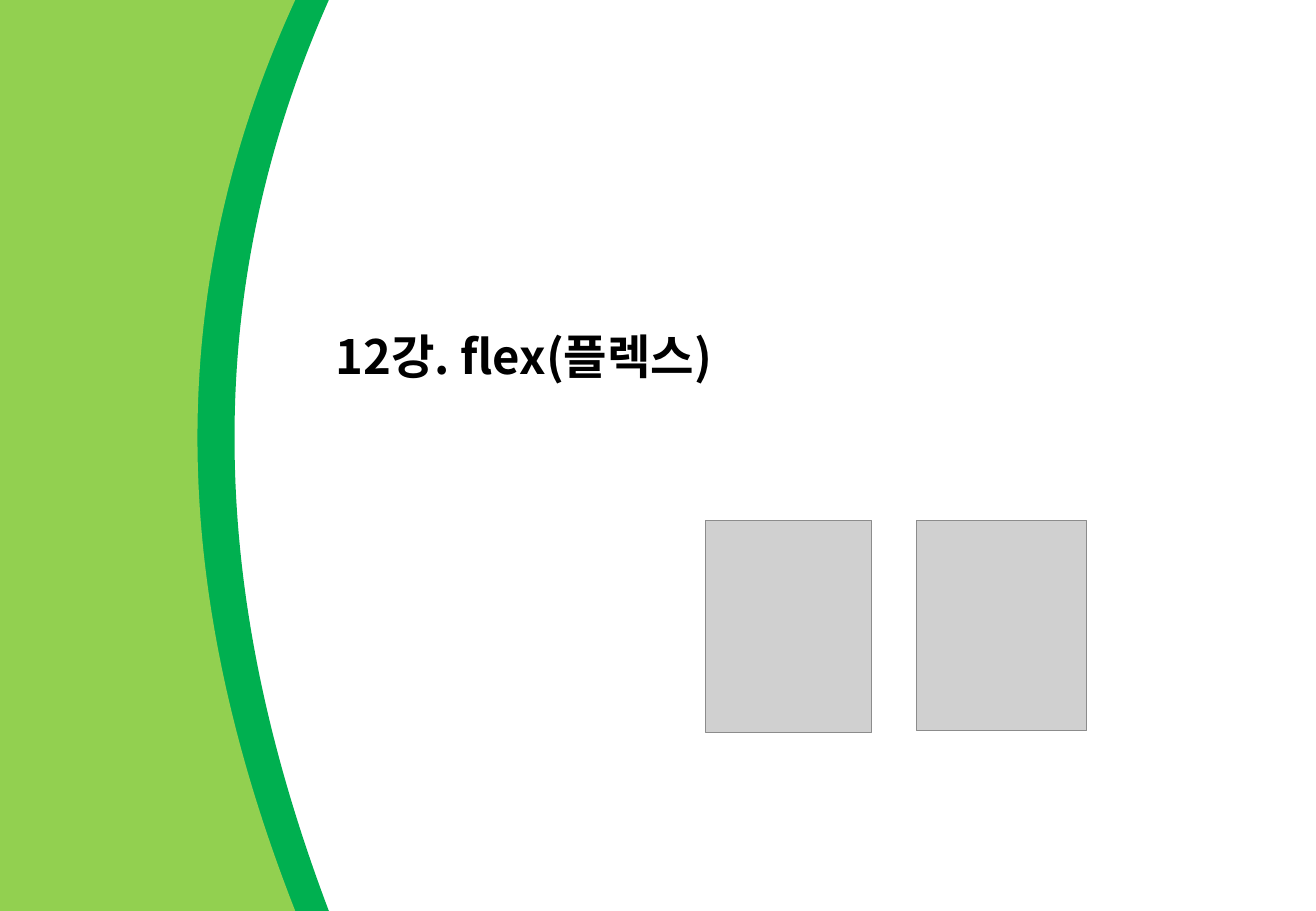
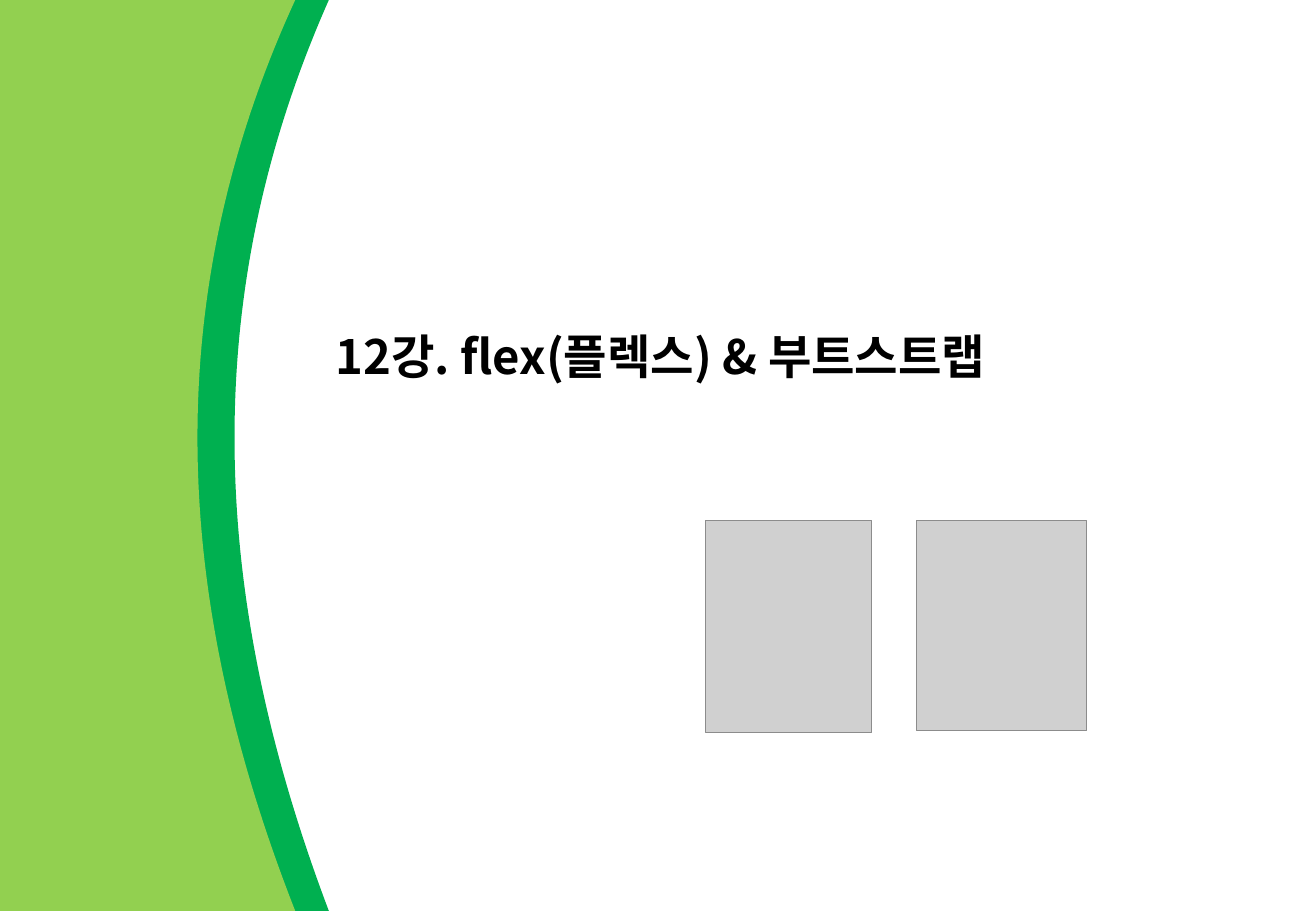
Before and after one commit to kiyongee2/green_project_web, a slide deck: slide 1 of html-css_ppt/12강. flex(플렉스).pptx. Drawn at 1316x911 pixels with LibreOffice and Linux fonts; fonts in the diff are those of the drawing; grey boxes stand for pictures. Boxes give left, top, right and bottom in pixels: in the first picture for what was removed or moved away, otherwise in the second. Text is boxed around its words. In the diff, an @@ line names an element or a change of style, - is before the commit and + after.

```diff
--- a/html-css_ppt/12강. flex(플렉스).pptx
+++ b/html-css_ppt/12강. flex(플렉스).pptx
@@ title at <box>335,334,985,384</box>: text changed @@
-12강. flex(플렉스)
+12강. flex(플렉스) & 부트스트랩
```
Also in this commit, not shown: 20 slides added, 57 other files.
